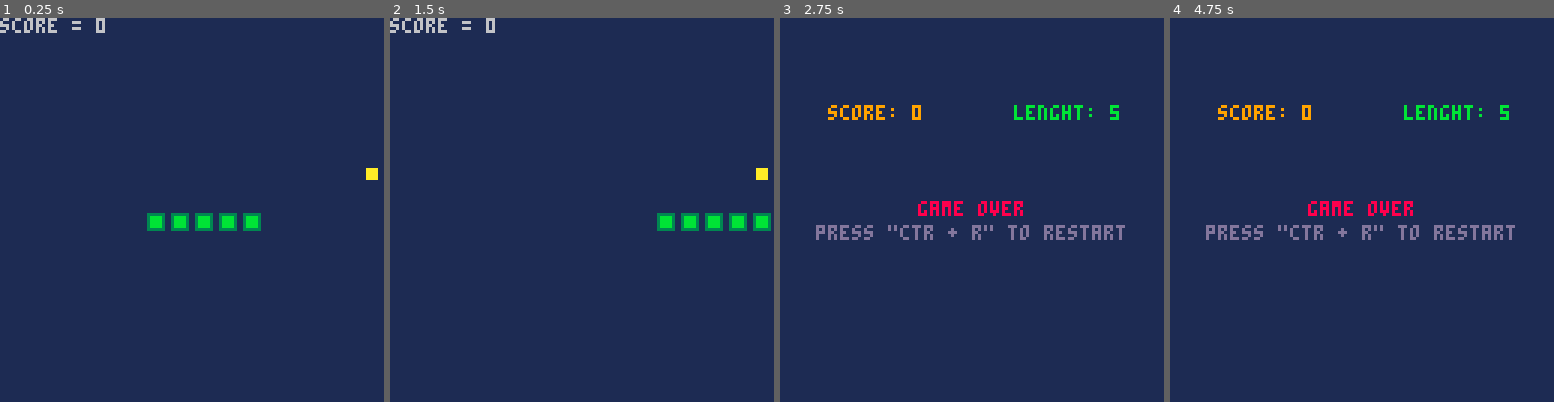
Above: before the commit, frames 1-4 (left to right).
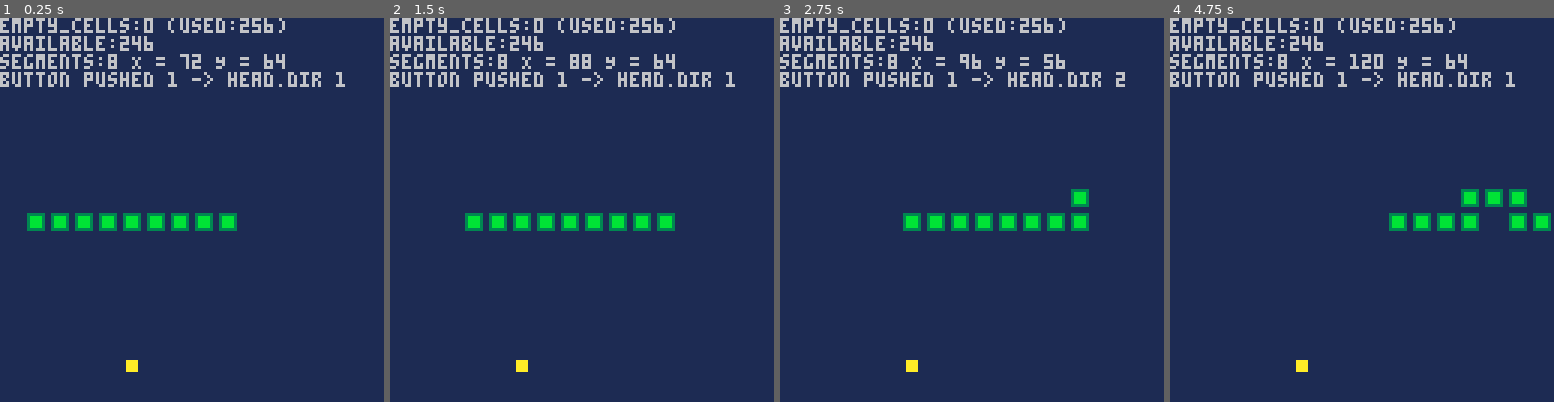
Above: after the commit, the same moments.

Repository: kakardo/Pico-8
Game: PICO-8 cartridge snake.p8
Two runs of this game, one before a commit and one after it. Both use one fixed random seed, a clock stepped at 60 frames per second and the inputs below.
Inputs:
- Up to frame 1 (0.25 s): no input
- Up to frame 2 (1.5 s): tap X (X key) at 0.33, 1.07 s; tap O (Z key) at 0.7 s
- Up to frame 3 (2.75 s): hold Right 1.6-2.1 s; tap O (Z key) at 1.7, 2.1, 2.5 s; tap X (X key) at 1.85 s; hold Up 2.15-2.42 s; hold Right from 2.47 s (still down)
- Up to frame 4 (4.75 s): tap O (Z key) every 0.4 s from 2.9 to 4.5 s; tap X (X key) at 2.97, 4.08 s; release Right at 3.03 s; hold Left 3.08-3.58 s; hold Down 3.63-3.97 s; hold Right 4.02-4.68 s; hold Up from 4.73 s (still down)

The runs differ from the first frame. In frame 1, 5.6% of the frame differs, in the area x 0-99%, y 0-93%; in frame 2, 6.9%; in frame 3, 8.4%; in frame 4, 8.6%, in the area x 0-100%, y 0-93%.

Commit message:
Fix: empty_cells table is now indexing correctly and working

Diff:
--- a/cells.lua
+++ b/cells.lua
@@ -45,20 +45,22 @@
 end
 
 function empty_cells_occupy(table, del_x, del_y)
-	index_key = convert_coordinate_to_index(del_x/scale, del_y/scale)
-	table[index_key] = true
+	isEmpty_index_key = convert_coordinate_to_index(del_x, del_y)
+	table[isEmpty_index_key] = true
 
 	-- TODO get available_cells as parameter and not global
-	test = del(available_cells, index_key)
+	isAvailable_index_key = convert_coordinate_to_index(del_x/scale, del_y/scale)
+	test = del(available_cells, isAvailable_index_key)
 	--printh("del["..del_x.."."..del_y.."]:"..test)
 end
 
 function empty_cells_free(table, add_x, add_y)
-	index_key = convert_coordinate_to_index(add_x/scale, add_y/scale)
-	table[index_key] = false
+	isEmpty_index_key = convert_coordinate_to_index(add_x, add_y)
+	table[isEmpty_index_key] = false
 
 	-- TODO get available_cells as parameter and not global
-	test = add(available_cells, index_key)
+	isAvailable_index_key = convert_coordinate_to_index(add_x/scale, add_y/scale)
+	test = add(available_cells, isAvailable_index_key)
 	--printh("add["..add_x.."."..add_y.."]:"..test)
 end
 
--- a/main.lua
+++ b/main.lua
@@ -44,12 +44,12 @@
 step = 1
 
 -- game loop tick
-tick_goal = 5 -- Default = 5
+tick_goal = 15 -- Default = 5
 tick_count = 0
 
 score = 0
 
-print_tests = false
+print_tests = true
 
 ---------------------------------------------------------------
 --[[ TODO
@@ -87,7 +87,7 @@
 
 function _draw()
 	if head.alive then
-		print("score = "..score)
+		--print("score = "..score)
 		draw_snake()
 		draw_fruit()
 	else
--- a/snake.lua
+++ b/snake.lua
@@ -15,7 +15,7 @@
 head = {}
 body = {}
 
-local snake_starting_length = 4
+local snake_starting_length = 8
 local snake_starting_coordinate = 64
 local snake_starting_direction = 1
 
@@ -76,7 +76,7 @@
 
 	-- TODO make it an option if player wants this safety net
 	if is_occupied(empty_cells, head.x, head.y) then
-		--print("YES")
+		print("YES")
 
 		-- remove this to have snake take chosen turn when possible
 		ignore_button_push(head.dir)
@@ -95,7 +95,7 @@
 			head.y += scale * (step) -- DOWN
 		end
 	else
-		--print("NO")
+		print("NO")
 		head.dir = new_dir
 	end
 
